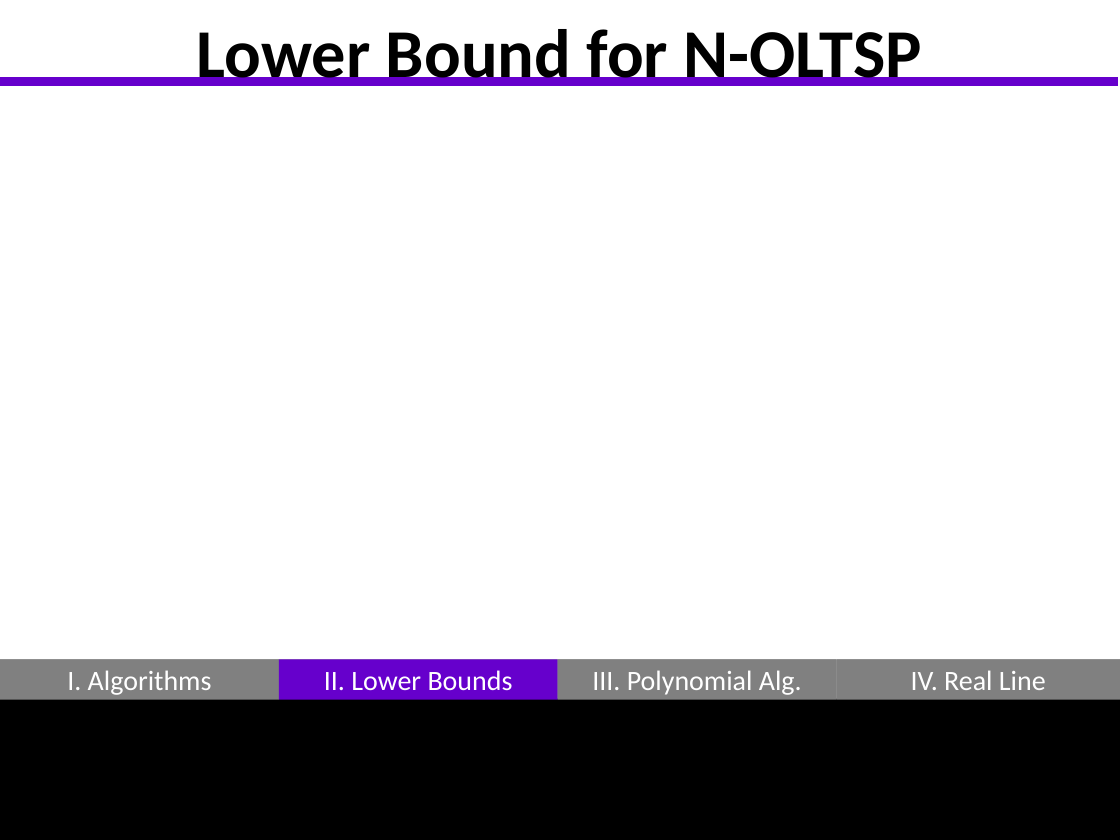
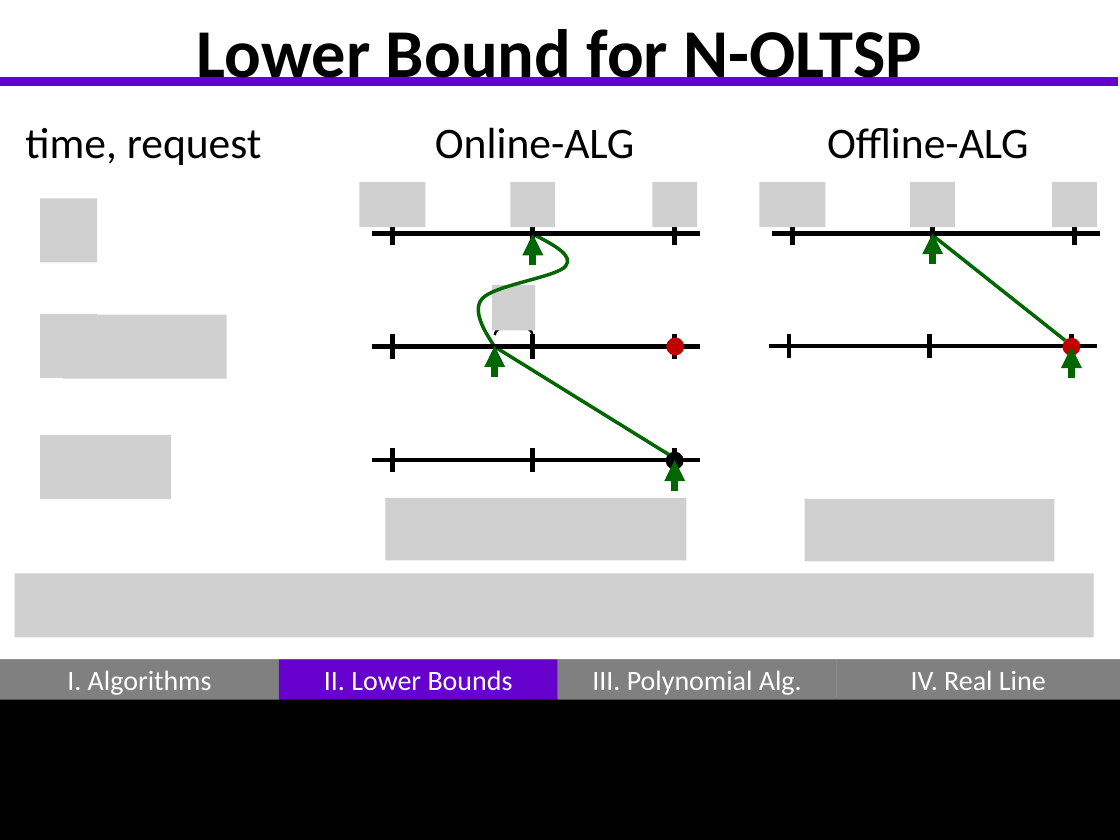
Before and after one commit to GraffL/talk-online-tsp, a slide deck: slide 9 of Präsentation43.pptx. Drawn at 1120x840 pixels with LibreOffice and Linux fonts; fonts in the diff are those of the drawing; grey boxes stand for pictures. Boxes give left, top, right and bottom in pixels: in the first picture for what was removed or moved away, otherwise in the second. Text is boxed around its words. In the diff, an @@ line names an element or a change of style, - is before the commit and + after.

Commit message:
proof for Lower bound I

```diff
--- a/Präsentation43.pptx
+++ b/Präsentation43.pptx
@@ text added at box(25, 128, 262, 165), 28 pt, text #000000 @@
+time, request
@@ text added at box(435, 127, 634, 159), 28 pt, text #000000 @@
+Online-ALG
@@ text added at box(827, 128, 1029, 159), 28 pt, text #000000 @@
+Offline-ALG
@@ picture added at box(40, 198, 97, 262) @@
@@ picture added at box(360, 181, 426, 226) @@
@@ picture added at box(511, 181, 556, 226) @@
@@ picture added at box(652, 181, 697, 226) @@
@@ group added at box(759, 181, 1100, 245): 4 lines, 3 pictures @@
@@ freeform shape added at box(478, 234, 568, 346), outline #006600 2.25 pt @@
@@ group added at box(372, 221, 700, 245): 4 lines @@
@@ arrow added from (533, 265) to (533, 234), #006600 4.5 pt @@
@@ line added from (933, 235) to (1065, 340), #006600 2.25 pt @@
@@ arrow added from (933, 264) to (933, 233), #006600 4.5 pt @@
@@ picture added at box(492, 286, 534, 330) @@
@@ picture added at box(40, 314, 97, 377) @@
@@ picture added at box(63, 315, 226, 379) @@
@@ right brace added at box(494, 321, 533, 335), outline #000000 1.5 pt @@
@@ line added from (495, 347) to (669, 455), #006600 2.25 pt @@
@@ arrow added from (495, 377) to (495, 346), #006600 4.5 pt @@
@@ group added at box(372, 335, 700, 358): 4 lines @@
@@ ellipse added at box(666, 337, 684, 355), fill #C00000 @@
@@ group added at box(768, 334, 1096, 358): 4 lines @@
@@ ellipse added at box(1063, 338, 1081, 356), fill #C00000 @@
@@ arrow added from (1072, 377) to (1072, 347), #006600 4.5 pt @@
@@ picture added at box(40, 436, 171, 500) @@
@@ group added at box(372, 448, 700, 473): 4 lines @@
@@ ellipse added at box(665, 451, 683, 469), fill #000000 @@
@@ arrow added from (674, 491) to (674, 460), #006600 4.5 pt @@
@@ picture added at box(385, 498, 687, 561) @@
@@ picture added at box(804, 500, 1054, 562) @@
@@ picture added at box(15, 573, 1094, 637) @@
```
Also in this commit, not shown: 1 other slide changed, 1 slide added.
